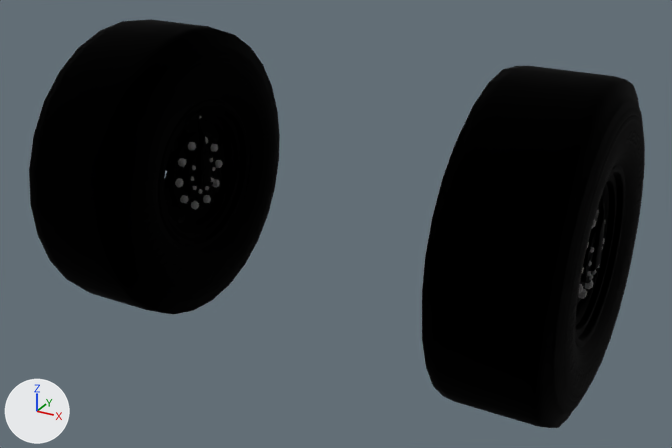
The glTF model public/assets/models/wheels.gltf: old version first, new version second.
Camera for both pictures: a 50 mm lens placed at (3.62, -5.03, 4.38), pointed at (0.1, 1.37, 1.18). Arrows for +X, +Y and +Z are at lower left; the lights stay in place. Where no turn or scale is listed for an object, it has been applied to the vertices.

Before the edit, the objects in view are built like this:
```python
mat_wheel = bpy.data.materials.new('Wheel')
mat_wheel.use_nodes = True; mat_wheel.node_tree.nodes.clear()
_N = mat_wheel.node_tree.nodes; _L = mat_wheel.node_tree.links
n0 = _N.new('ShaderNodeBsdfPrincipled'); n0.name = 'Principled BSDF'
n1 = _N.new('ShaderNodeOutputMaterial'); n1.name = 'Material Output'
n2 = _N.new('ShaderNodeTexImage'); n2.name = 'Image Texture'
n2.image = img_wheel_basecolor
n3 = _N.new('ShaderNodeSeparateColor'); n3.name = 'Separate Color'
n4 = _N.new('ShaderNodeTexImage'); n4.name = 'Image Texture.001'
n4.image = img_wheel_metallicroughness
n5 = _N.new('ShaderNodeNormalMap'); n5.name = 'Normal Map'
n5.uv_map = 'UVMap'
n6 = _N.new('ShaderNodeTexImage'); n6.name = 'Image Texture.002'
n6.image = img_wheel_normal
_L.new(n0.outputs[0], n1.inputs[0])  # 'BSDF' to 'Surface'
_L.new(n2.outputs[0], n0.inputs[0])  # 'Color' to 'Base Color'
_L.new(n3.outputs[2], n0.inputs[1])  # 'Blue' to 'Metallic'
_L.new(n3.outputs[1], n0.inputs[2])  # 'Green' to 'Roughness'
_L.new(n4.outputs[0], n3.inputs[0])  # 'Color' to 'Color'
_L.new(n5.outputs[0], n0.inputs[5])  # 'Normal' to 'Normal'
_L.new(n6.outputs[0], n5.inputs[1])  # 'Color' to 'Color'
me_object_0_003 = bpy.data.meshes.new('Object_0.003')
me_object_0_003.from_pydata(...)  # 3647 vertices, 6407 faces; spans x -0.53..0.53, y -1.33..1.33, z -1.33..1.33
me_object_0_003.materials.append(mat_wheel)
me_object_0_004 = bpy.data.meshes.new('Object_0.004')
me_object_0_004.from_pydata(...)  # 3647 vertices, 6407 faces; spans x -0.53..0.53, y -1.33..1.33, z -1.33..1.33
me_object_0_004.materials.append(mat_wheel)
ob_object_2 = bpy.data.objects.new('Object_2', me_object_0_003)
ob_object_2.location = (1.865, 1.439, 1.351)
ob_object_2_001 = bpy.data.objects.new('Object_2.001', me_object_0_004)
ob_object_2_001.location = (-1.748, 1.439, 1.351)
```
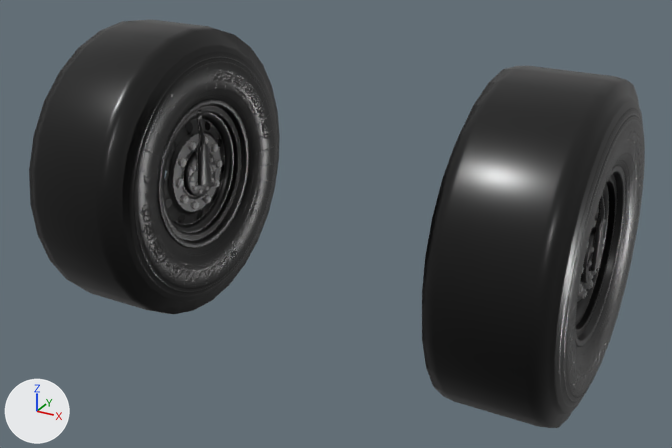
What changed in the scene script:
```text
Change mat_wheel:
    where n0 = _N.new('ShaderNodeBsdfPrincipled'); n0.name = 'Principled BSDF'
    add n0.inputs[2].default_value = 0.288  # 'Roughness'
    remove n3 = _N.new('ShaderNodeSeparateColor'); n3.name = 'Separate Color'
    remove n4 = _N.new('ShaderNodeTexImage'); n4.name = 'Image Texture.001'
    remove n4.image = img_wheel_metallicroughness
    remove n6 = _N.new('ShaderNodeTexImage'); n6.name = 'Image Texture.002'
    remove n6.image = img_wheel_normal
    add n4 = _N.new('ShaderNodeTexImage'); n4.name = 'Image Texture.001'
    add n4.image = img_wheel_normal
    remove _L.new(n3.outputs[2], n0.inputs[1])  # 'Blue' to 'Metallic'
    remove _L.new(n3.outputs[1], n0.inputs[2])  # 'Green' to 'Roughness'
    remove _L.new(n4.outputs[0], n3.inputs[0])  # 'Color' to 'Color'
    where n5 = _N.new('ShaderNodeNormalMap'); n5.name = 'Normal Map'
    remove _L.new(n6.outputs[0], n5.inputs[1])  # 'Color' to 'Color'
    add _L.new(n4.outputs[0], n5.inputs[1])  # 'Color' to 'Color'
```

Changed parts and their boxes [x1, y1, x2, y2] in the pictures (672 x 448 px):
'Object_2', surface changed
    both: [422, 66, 645, 428]
'Object_2.001', surface changed
    both: [29, 19, 280, 314]
